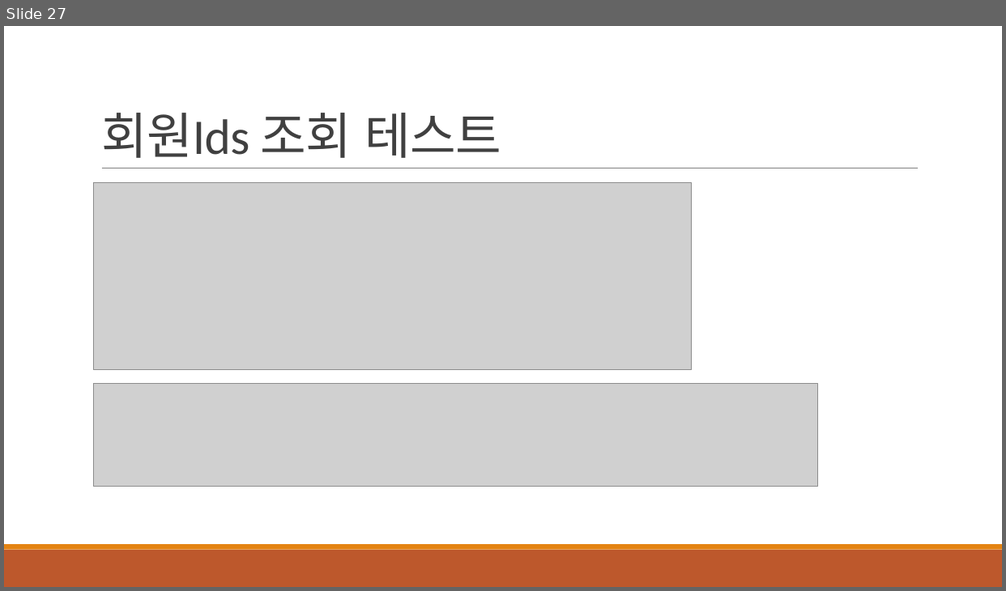
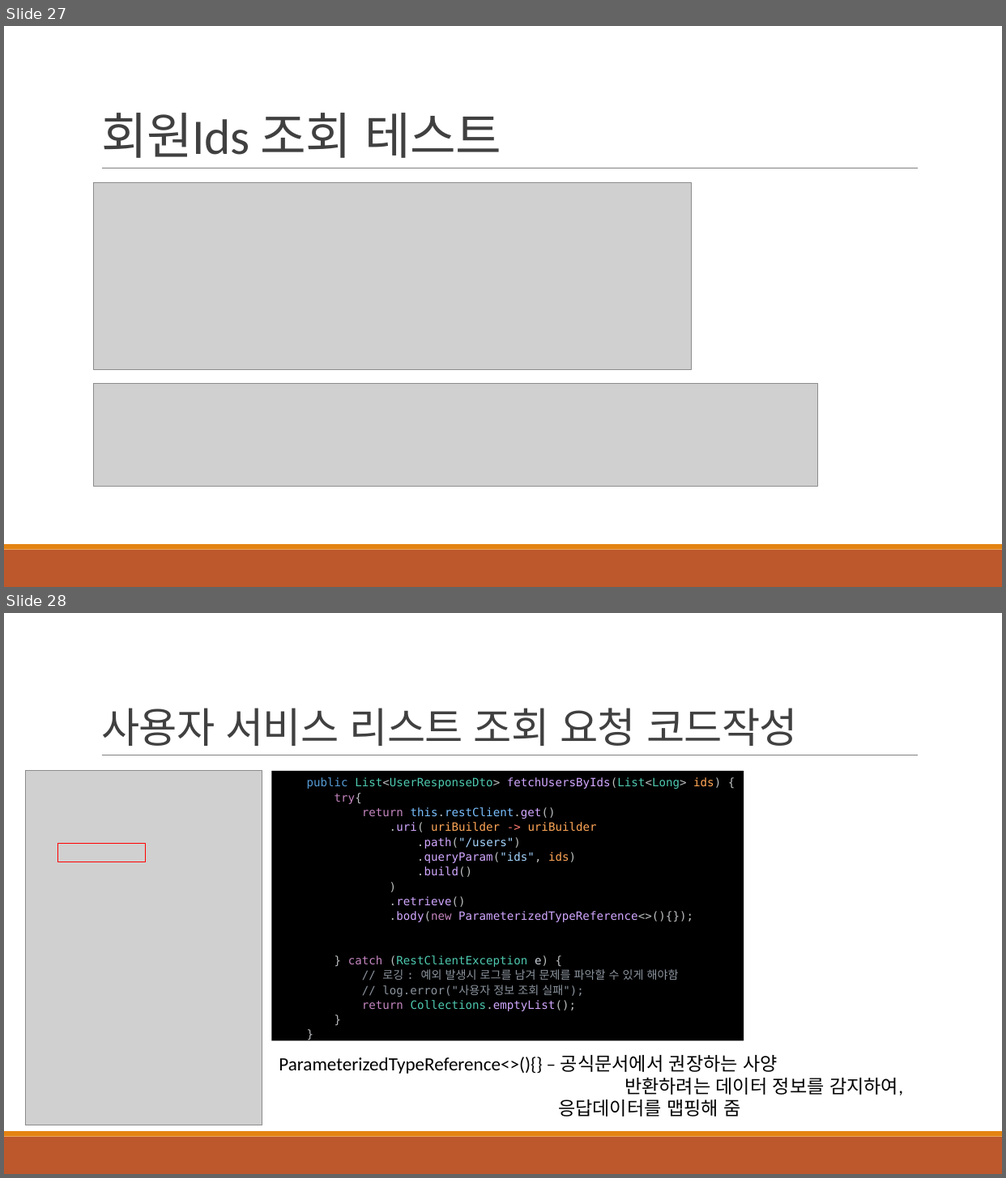
Before and after one commit to khb3025/study-msa, a slide deck: msa-ppt/3.데이터 조회 API 구현.pptx. Shown one above the other, each under a label of ours: slide 27 before the commit, slides 27 and 28 after it. The pictures are 1006x591 and 1006x1178 pixels, drawn with LibreOffice and Linux fonts; fonts in the diff are those of the drawing; grey boxes stand for pictures. Boxes give left, top, right and bottom in pixels: in the first picture for what was removed or moved away, otherwise in the second. Text is boxed around its words. In the diff, an @@ line names an element or a change of style, - is before the commit and + after.

Commit message:
feat : 게시판 목록 조회 API 작성

```diff
--- a/msa-ppt/3.데이터 조회 API 구현.pptx
+++ b/msa-ppt/3.데이터 조회 API 구현.pptx
@@ slide 28 added at [4,613,1002,1174], background #FFFFFF; not listed: 3 template elements that a slide beside it also shows @@
@@ title added at [101,708,798,746], 40 pt, text #404040 @@
+사용자 서비스 리스트 조회 요청 코드작성
@@ picture added at [25,771,262,1126] @@
@@ rectangle added at [272,771,744,1041], fill #000000, 11 pt, text #D2A8FF @@
+public List<UserResponseDto> fetchUsersByIds(List<Long> ids) {
+try{
+return this.restClient.get()
+.uri( uriBuilder -> uriBuilder
+.path("/users")
+.queryParam("ids", ids)
+.build()
+)
+.retrieve()
+.body(new ParameterizedTypeReference<>(){});
+} catch (RestClientException e) {
+// 로깅 : 예외 발생시 로그를 남겨 문제를 파악할 수 있게 해야함
+// log.error("사용자 정보 조회 실패");
+return Collections.emptyList();
+}
+}
@@ rectangle added at [58,844,146,862], outline #FF0000 1.25 pt @@
@@ text added at [279,1055,903,1117], 18 pt, text #000000 @@
+ParameterizedTypeReference<>(){} – 공식문서에서 권장하는 사양
+반환하려는 데이터 정보를 감지하여,
+응답데이터를 맵핑해 줌
```
Also in this commit, not shown: 4 other slides added, 4 other files.
